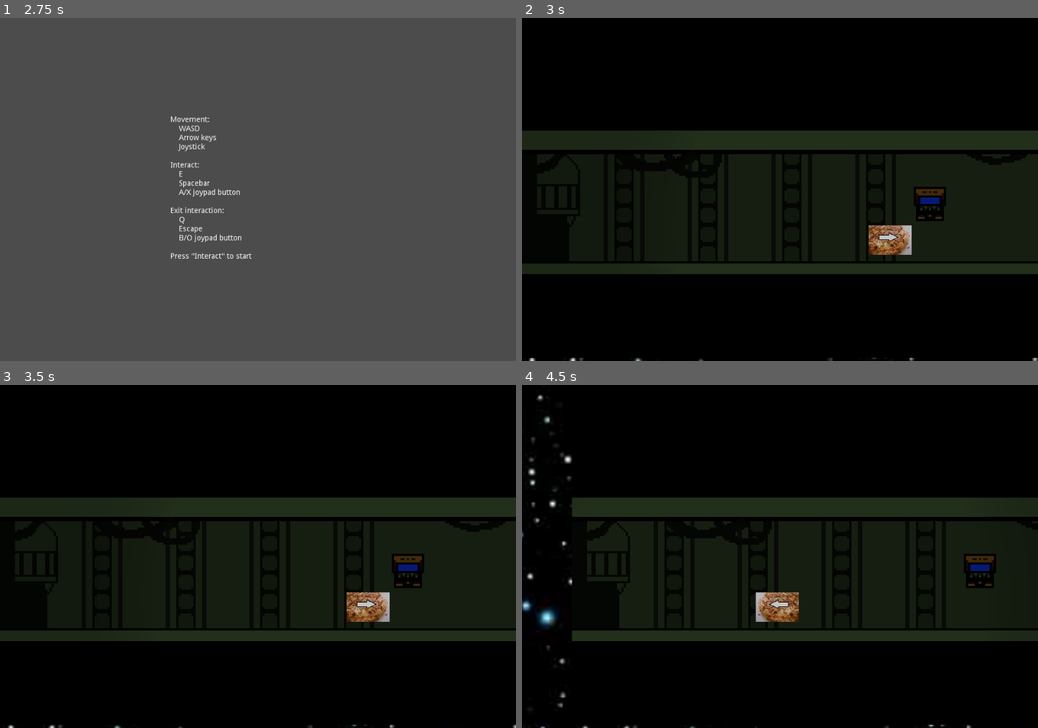
Above: before the commit, frames 1-4 (two rows, left to right).
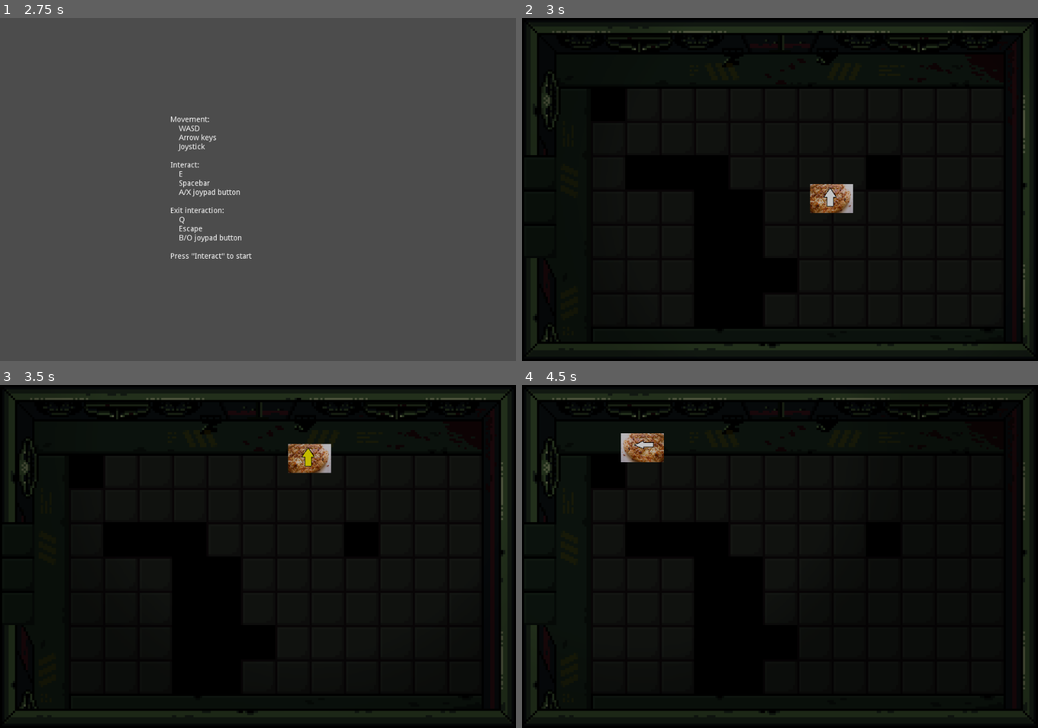
Above: after the commit, the same moments.

Repository: feyrkh/game-jam
Game: Godot game, scene res://levels/splashscreen/SplashScreen.tscn
Two runs of this game, one before a commit and one after it. Both use one fixed random seed, a clock stepped at 60 frames per second and the inputs below.
Inputs:
- Up to frame 1 (2.75 s): tap Enter (ui_accept) at 0.5, 1.35, 1.52, 1.82 s; hold Right (ui_right) 0.53-1.28 s; hold Enter (ui_accept) 0.53-1.28 s; hold Down (ui_down) 1.28-2.03 s; hold Right (ui_right) from 2.03 s (still down); hold Enter (ui_accept) from 2.03 s (still down)
- Up to frame 2 (3 s): release Right (ui_right) at 2.78 s; release Enter (ui_accept) at 2.78 s; hold Up (ui_up) from 2.78 s (still down); tap Enter (ui_accept) at 2.85 s
- Up to frame 3 (3.5 s): keep holding Up (ui_up); tap Enter (ui_accept) at 3.02, 3.32 s
- Up to frame 4 (4.5 s): release Up (ui_up) at 3.53 s; hold Enter (ui_accept) 3.53-4.28 s; hold Left (ui_left) from 3.53 s (still down); tap Enter (ui_accept) at 4.35 s

Frame 1 is identical in both runs. In frame 2, 19% of the frame differs, in the area x 0-100%, y 1-100%; in frame 3, 19%; in frame 4, 21%.

Commit message:
Fix fade-out z level, switch main menu to go to Main scene

Diff:
--- a/01_space_horror/levels/mainMenu/MainMenu.gd
+++ b/01_space_horror/levels/mainMenu/MainMenu.gd
@@ -13,6 +13,6 @@
 
 func _process(_delta):
 	if Input.is_action_just_pressed("ui_accept"):
-		get_tree().change_scene("res://levels/demo/MachineInteractionDemo.tscn")
+		get_tree().change_scene("res://levels/main/Main.tscn")
 	if Input.is_action_just_pressed("ui_cancel"):
 		get_tree().quit()
--- a/01_space_horror/player/Controller.gd
+++ b/01_space_horror/player/Controller.gd
@@ -9,11 +9,13 @@
 # if you're in a room where you can only move left and right, disable this
 var upDownInput = true
 
+onready var fadeOutRect = $CanvasLayer/FadeOutRect
+
 onready var animatedSprite:AnimatedSprite = $AnimatedSprite
 onready var triggerZoneArea:Area2D = $InteractTriggerArea
 
 func _ready():
-	$FadeOutRect.color = Color(0,0,0,0)
+	fadeOutRect.color = Color(0,0,0,0)
 	enableInput()
 
 func disableInput():
@@ -71,7 +73,7 @@
 		return
 	disableInput()
 	get_tree().paused = true
-	$FadeOutRect.set_global_position(global_position - $FadeOutRect.rect_size/2)
+	fadeOutRect.set_global_position(global_position - fadeOutRect.rect_size/2)
 	$ScreenFadeAnimationPlayer.play("fadeout")
 	yield($ScreenFadeAnimationPlayer, "animation_finished")
 	global_position = newGlobalPosition
--- a/01_space_horror/player/Player.tscn
+++ b/01_space_horror/player/Player.tscn
@@ -22,14 +22,14 @@
 "name": "walk_up",
 "speed": 5.0
 }, {
+"frames": [ ExtResource( 2 ), ExtResource( 7 ) ],
+"loop": true,
+"name": "walk_right",
+"speed": 5.0
+}, {
 "frames": [ ExtResource( 1 ), ExtResource( 3 ) ],
 "loop": true,
 "name": "walk_down",
-"speed": 5.0
-}, {
-"frames": [ ExtResource( 2 ), ExtResource( 7 ) ],
-"loop": true,
-"name": "walk_right",
 "speed": 5.0
 } ]
 
@@ -42,7 +42,7 @@
 [sub_resource type="Animation" id=4]
 resource_name = "fadein"
 tracks/0/type = "value"
-tracks/0/path = NodePath("FadeOutRect:visible")
+tracks/0/path = NodePath("CanvasLayer/FadeOutRect:visible")
 tracks/0/interp = 1
 tracks/0/loop_wrap = true
 tracks/0/imported = false
@@ -54,7 +54,7 @@
 "values": [ true, false ]
 }
 tracks/1/type = "value"
-tracks/1/path = NodePath("FadeOutRect:color")
+tracks/1/path = NodePath("CanvasLayer/FadeOutRect:color")
 tracks/1/interp = 1
 tracks/1/loop_wrap = true
 tracks/1/imported = false
@@ -70,7 +70,7 @@
 resource_name = "fadeout"
 length = 0.5
 tracks/0/type = "value"
-tracks/0/path = NodePath("FadeOutRect:visible")
+tracks/0/path = NodePath("CanvasLayer/FadeOutRect:visible")
 tracks/0/interp = 1
 tracks/0/loop_wrap = true
 tracks/0/imported = false
@@ -82,7 +82,7 @@
 "values": [ true ]
 }
 tracks/1/type = "value"
-tracks/1/path = NodePath("FadeOutRect:color")
+tracks/1/path = NodePath("CanvasLayer/FadeOutRect:color")
 tracks/1/interp = 1
 tracks/1/loop_wrap = true
 tracks/1/imported = false
@@ -98,7 +98,7 @@
 resource_name = "gameOver"
 length = 5.0
 tracks/0/type = "value"
-tracks/0/path = NodePath("FadeOutRect:color")
+tracks/0/path = NodePath("CanvasLayer/FadeOutRect:color")
 tracks/0/interp = 1
 tracks/0/loop_wrap = true
 tracks/0/imported = false
@@ -181,7 +181,10 @@
 anims/fadeout = SubResource( 5 )
 anims/gameOver = SubResource( 6 )
 
-[node name="FadeOutRect" type="ColorRect" parent="."]
+[node name="CanvasLayer" type="CanvasLayer" parent="."]
+layer = 128
+
+[node name="FadeOutRect" type="ColorRect" parent="CanvasLayer"]
 light_mask = 0
 margin_left = -2500.0
 margin_top = -2500.0
